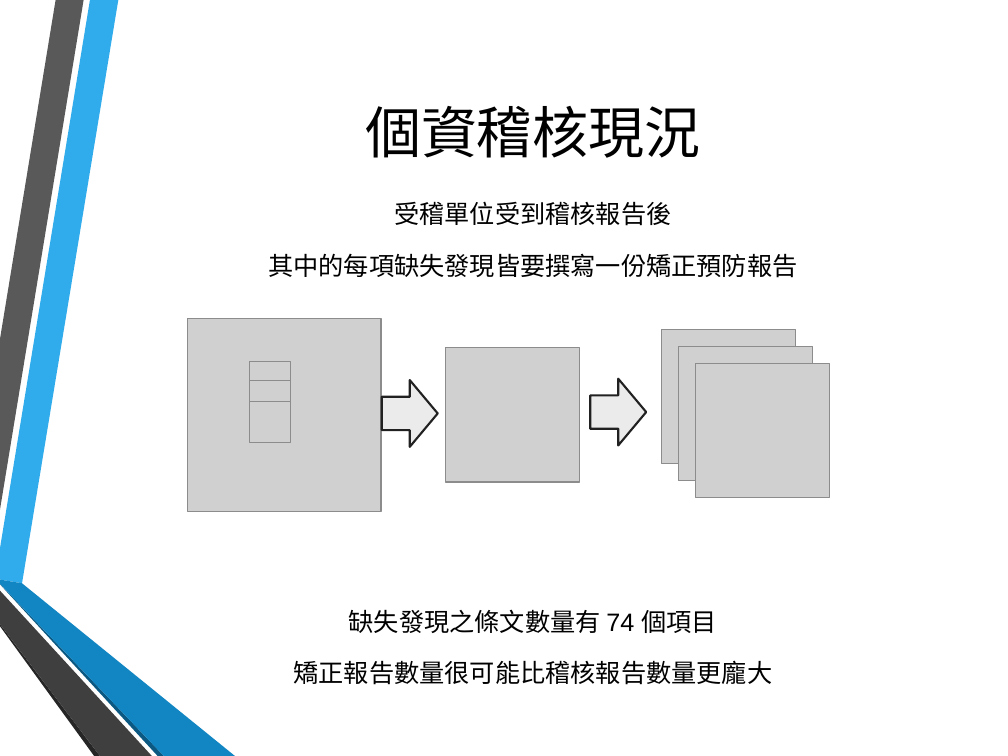
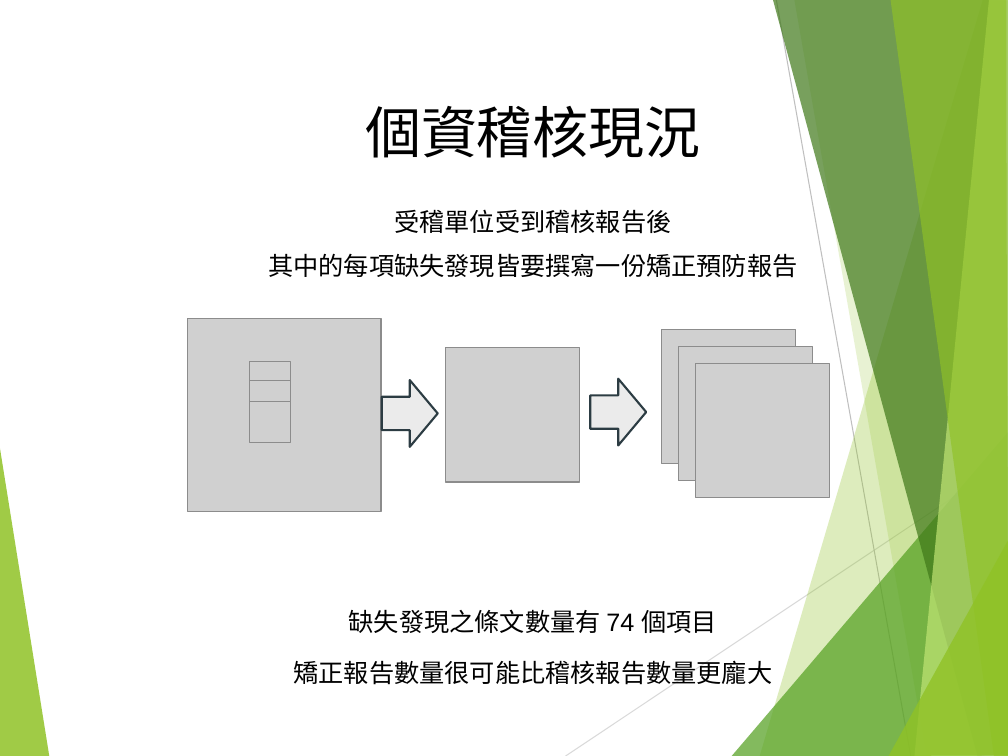
Before and after one commit to hsinewu/pia, a slide deck: slide 5 of Contest/FinalPresentation.pptx. Drawn at 1008x756 pixels with LibreOffice and Linux fonts; fonts in the diff are those of the drawing; grey boxes stand for pictures; background and template pictures are left out. Boxes give left, top, right and bottom in pixels: in the first picture for what was removed or moved away, otherwise in the second. Text is boxed around its words. In the diff, an @@ line names an element or a change of style, - is before the commit and + after.

```diff
--- a/Contest/FinalPresentation.pptx
+++ b/Contest/FinalPresentation.pptx
@@ title "個資稽核現況" at [365, 106, 701, 158]: font Arial to Karla @@
@@ text "受稽單位受到稽核報告後" at [268, 209, 797, 278]: font Arial to Karla; less space between paragraphs @@
@@ right arrow at [382, 380, 438, 447]: outline #212121 1.5 pt to #2C3C43 1.5 pt @@
@@ right arrow at [591, 379, 647, 446]: outline #212121 1.5 pt to #2C3C43 1.5 pt @@
@@ group added at [0, 0, 1008, 756]: 8 freeform shapes, 2 lines @@
@@ group removed at [0, 0, 235, 756]: 6 freeform shapes @@
```
Also in this commit, not shown: 19 other slides changed, 2 slides added, 3 slides removed.
